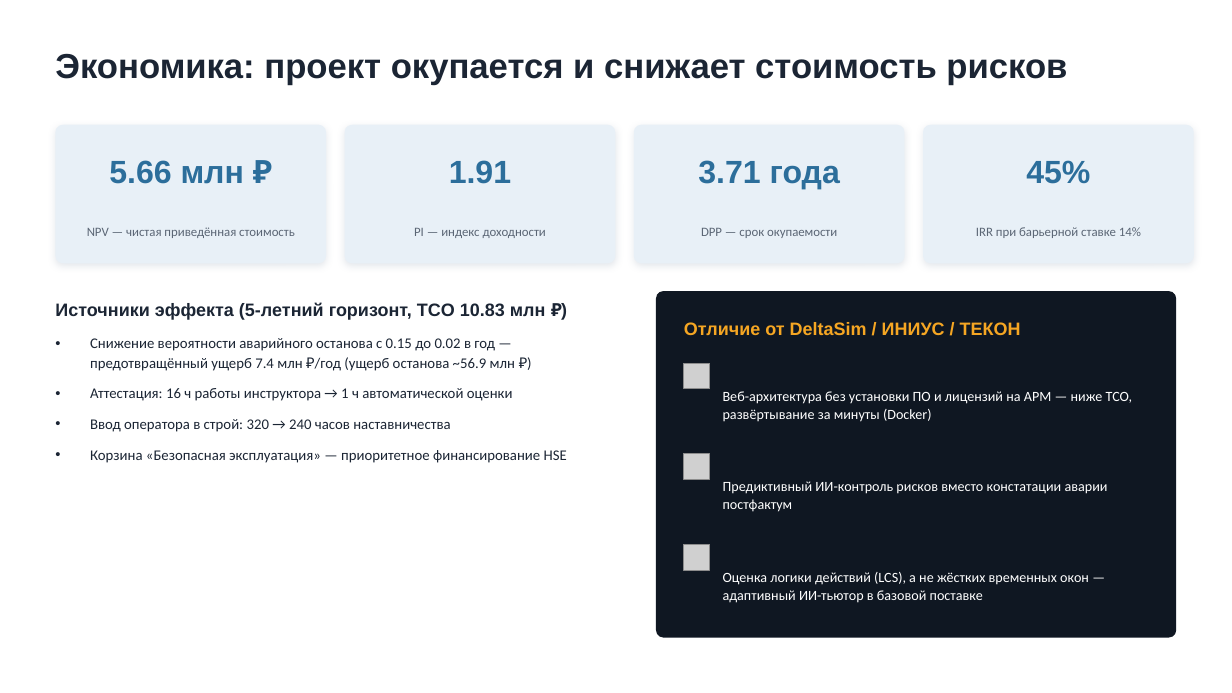
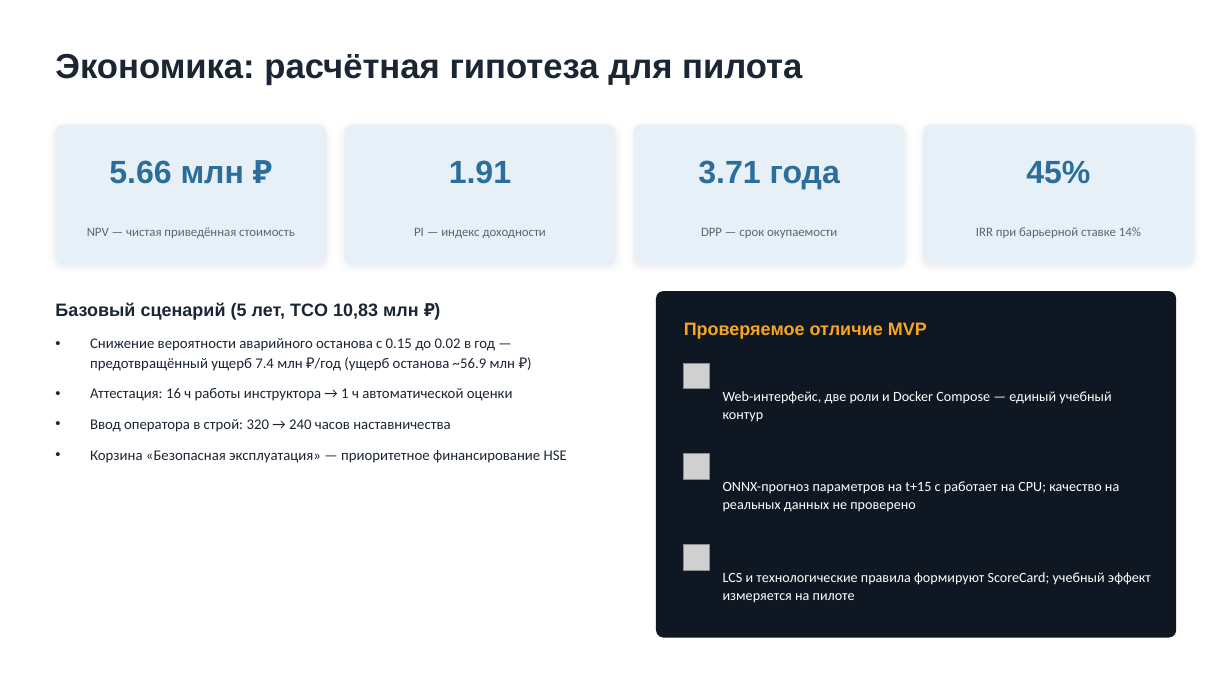
Before and after one commit to Arladnice/elou-avt-smart-tutor, a slide deck: slide 9 of docs/presentations/ELOU_AVT_Smart_Tutor.pptx. Drawn at 1232x693 pixels with LibreOffice and Linux fonts; fonts in the diff are those of the drawing; grey boxes stand for pictures. Boxes give left, top, right and bottom in pixels: in the first picture for what was removed or moved away, otherwise in the second. Text is boxed around its words. In the diff, an @@ line names an element or a change of style, - is before the commit and + after.

```diff
--- a/docs/presentations/ELOU_AVT_Smart_Tutor.pptx
+++ b/docs/presentations/ELOU_AVT_Smart_Tutor.pptx
@@ text at (55,53,802,85): text changed @@
-Экономика: проект окупается и снижает стоимость рисков
+Экономика: расчётная гипотеза для пилота
@@ text at (55,302,419,320): text changed @@
-Источники эффекта (5-летний горизонт, TCO 10.83 млн ₽)
+Базовый сценарий (5 лет, TCO 10,83 млн ₽)
@@ text at (684,322,927,339): text changed @@
-Отличие от DeltaSim / ИНИУС / ТЕКОН
+Проверяемое отличие MVP
@@ text at (723,391,1111,422): text changed @@
-Веб-архитектура без установки ПО и лицензий на АРМ — ниже TCO, развёртывание за минуты (Docker)
+Web-интерфейс, две роли и Docker Compose — единый учебный контур
@@ text at (723,481,1119,512): text changed @@
-Предиктивный ИИ-контроль рисков вместо констатации аварии постфактум
+ONNX-прогноз параметров на t+15 с работает на CPU; качество на реальных данных не проверено
@@ text at (723,572,1151,603): text changed @@
-Оценка логики действий (LCS), а не жёстких временных окон — адаптивный ИИ-тьютор в базовой поставке
+LCS и технологические правила формируют ScoreCard; учебный эффект измеряется на пилоте
```
Also in this commit, not shown: 9 other slides changed, 27 other files.
